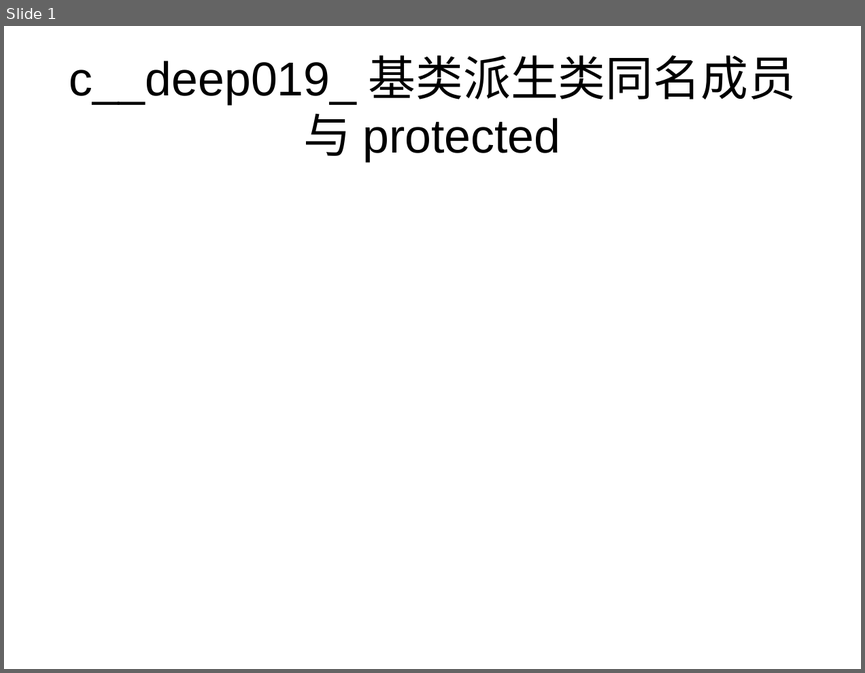
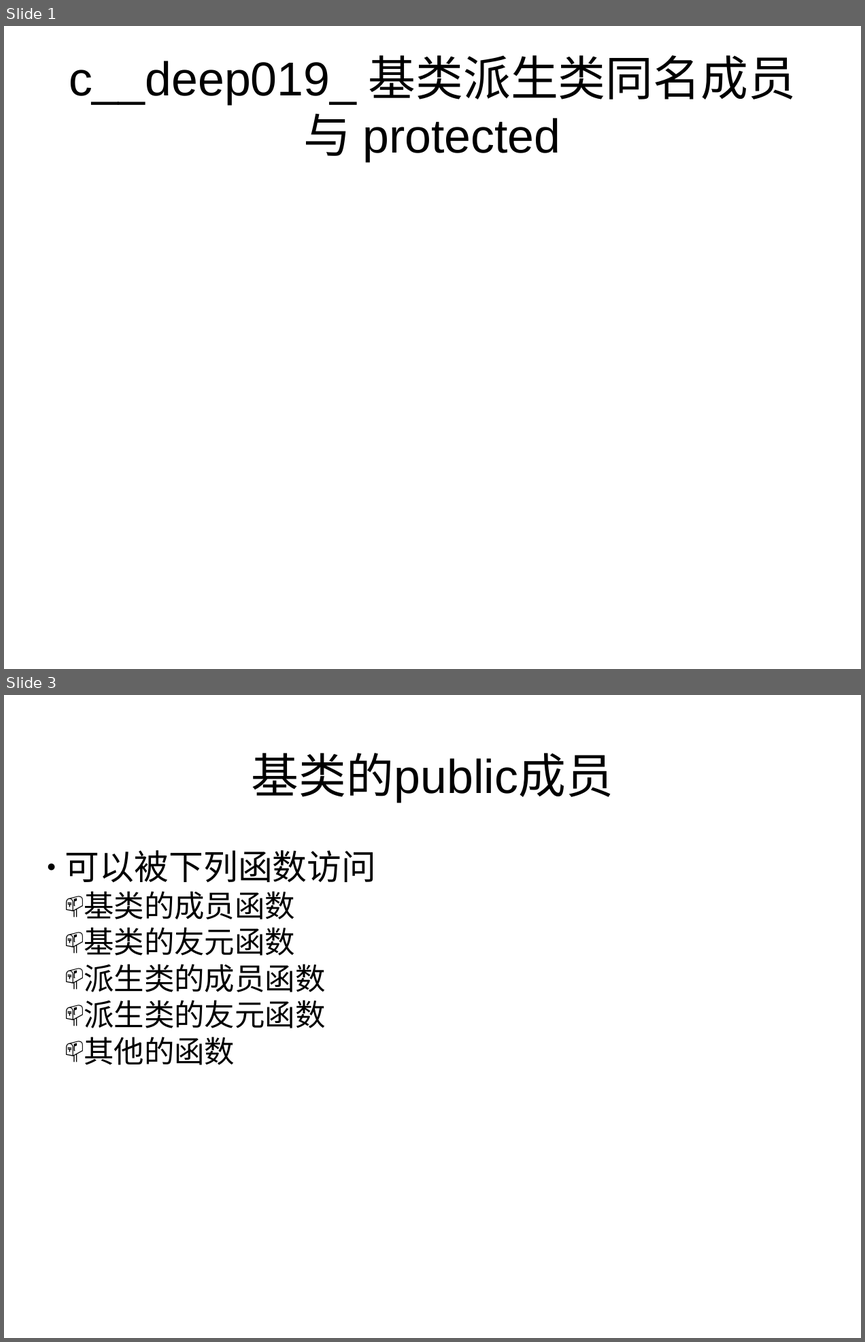
Before and after one commit to botaichang/cplus_slides, a slide deck: c++deep019_基类派生类同名成员与protected.pptx. Shown one above the other, each under a label of ours: slide 1 before the commit, slides 1 and 3 after it; the slides between them are not shown. The pictures are 865x673 and 865x1342 pixels, drawn with LibreOffice and Linux fonts; fonts in the diff are those of the drawing. Boxes give left, top, right and bottom in pixels: in the first picture for what was removed or moved away, otherwise in the second. Text is boxed around its words. In the diff, an @@ line names an element or a change of style, - is before the commit and + after.

```diff
--- a/c++deep019_基类派生类同名成员与protected.pptx
+++ b/c++deep019_基类派生类同名成员与protected.pptx
@@ slide 3 added at bbox=[4, 695, 861, 1338], background #FFFFFF @@
@@ text added at bbox=[252, 753, 613, 803], 44 pt, text #000000 @@
+基类的public成员
@@ text added at bbox=[65, 850, 376, 1065], 28 pt, text #000000 @@
+● 可以被下列函数访问
+  📫 基类的成员函数
+  📫 基类的友元函数
+  📫 派生类的成员函数
+  📫 派生类的友元函数
+  📫 其他的函数
```
Also in this commit, not shown: 2 other slides added, 1 slide removed, 2 other files.
